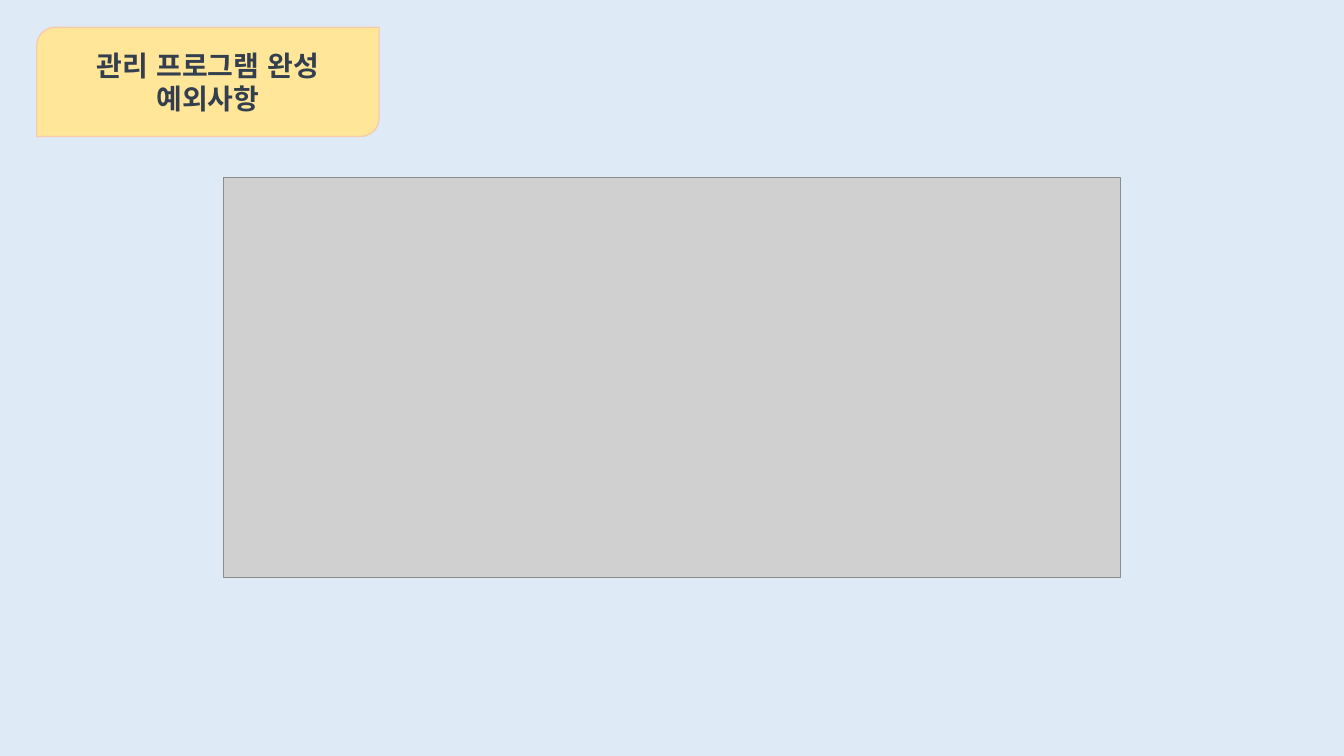
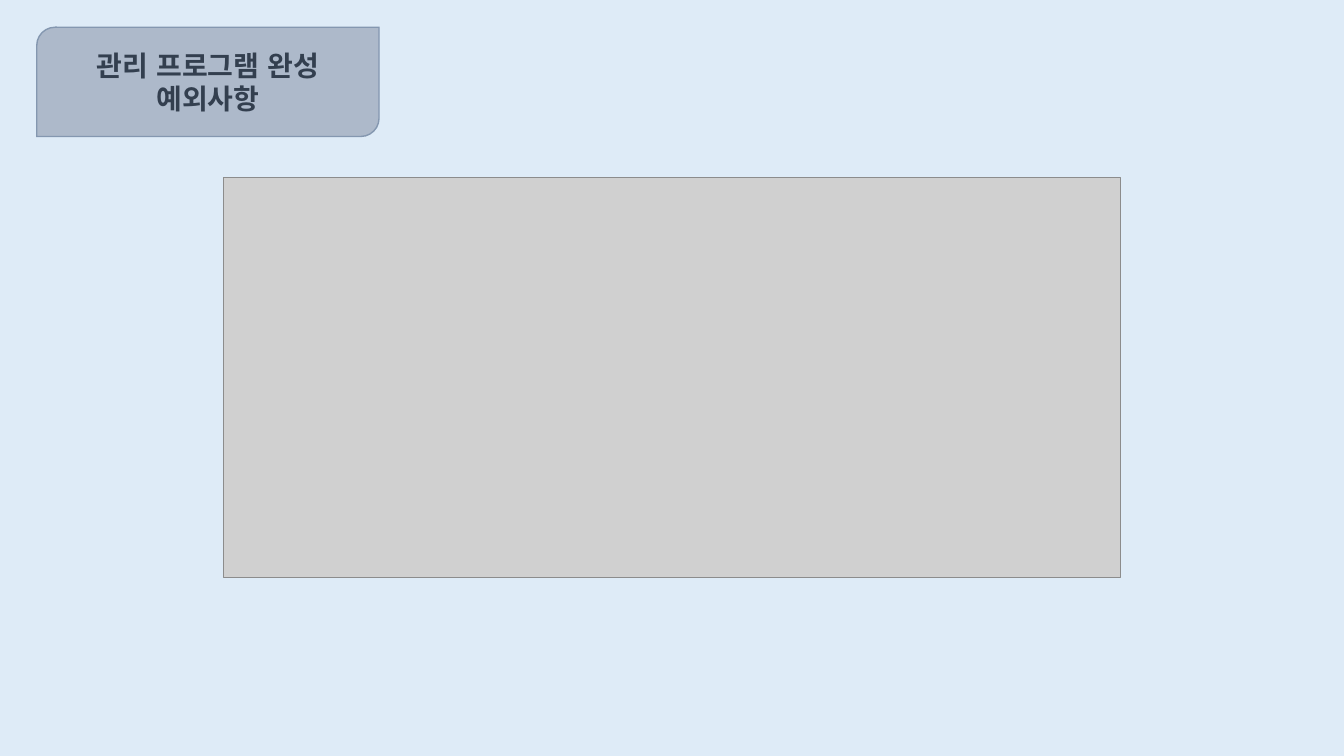
Before and after one commit to limjh0513/DGSW_studentsmanage, a slide deck: slide 16 of 자료구조.pptx (slide 17 before the commit). Drawn at 1344x756 pixels with LibreOffice and Linux fonts; fonts in the diff are those of the drawing; grey boxes stand for pictures. Boxes give left, top, right and bottom in pixels: in the first picture for what was removed or moved away, otherwise in the second. Text is boxed around its words. In the diff, an @@ line names an element or a change of style, - is before the commit and + after.

```diff
--- a/자료구조.pptx
+++ b/자료구조.pptx
@@ round diag rect "관리 프로그램 완성" at (36, 27, 379, 136): fill #FFE699 to #ADB9CA; outline #F8CBAD 1 pt to #8497B0 1 pt @@
```
Also in this commit, not shown: 12 other slides changed, 1 slide removed.
